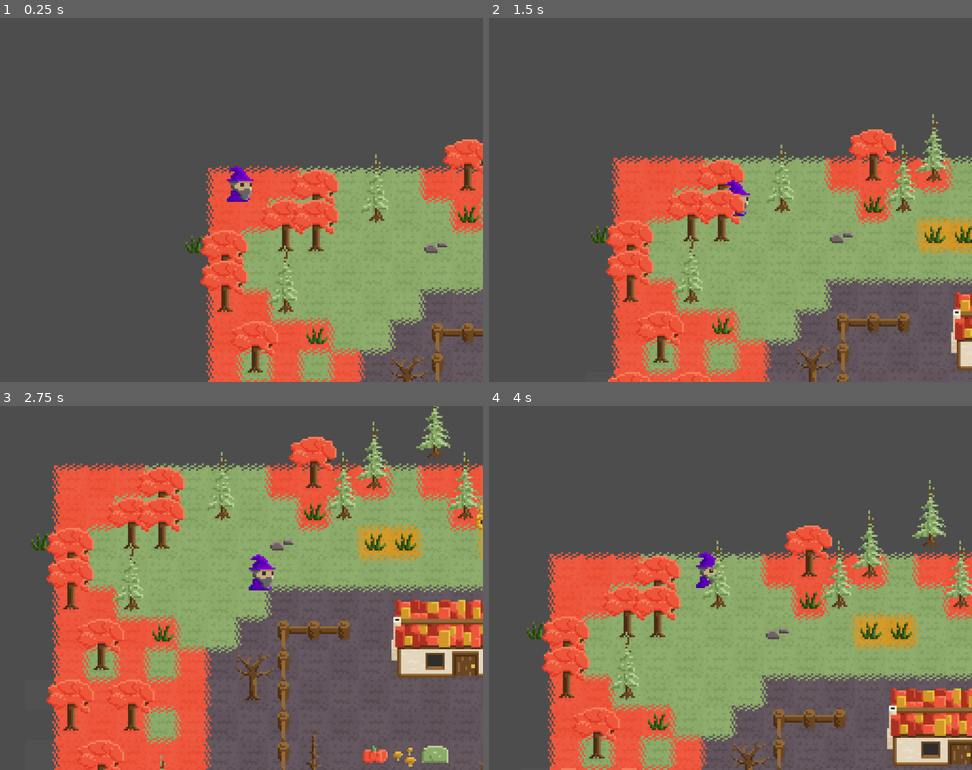
Above: before the commit, frames 1-4 (two rows, left to right).
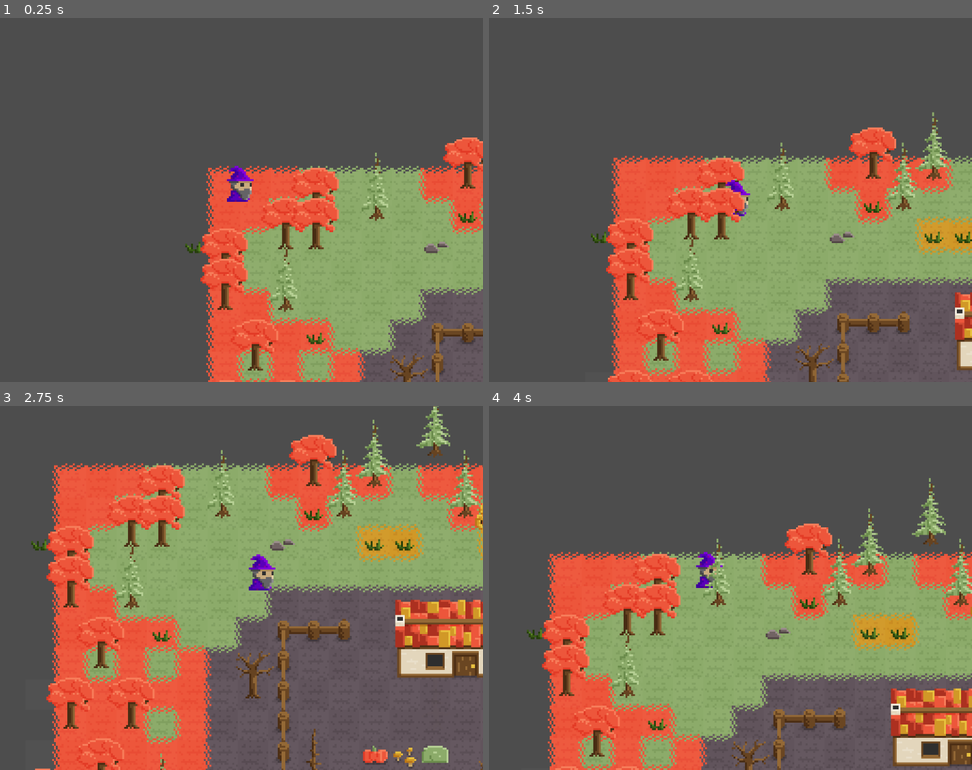
Above: after the commit, the same moments.

Repository: Pro1d/EchoesOfAmber
Game: Godot game, scene res://scenes/world.tscn
The game is run twice, just before and just after one commit, with the same random seed, the same clock (stepped at 60 frames per second) and the same inputs.
Inputs:
- Up to frame 1 (0.25 s): no input
- Up to frame 2 (1.5 s): tap Enter at 0.5 s; hold D (move_right) 0.53-1.28 s; hold S (move_down) from 1.28 s (still down)
- Up to frame 3 (2.75 s): release S (move_down) at 2.03 s; hold D (move_right) from 2.03 s (still down)
- Up to frame 4 (4 s): release D (move_right) at 2.78 s; hold W (move_up) 2.78-3.53 s; hold A (move_left) from 3.53 s (still down)

The runs differ from the first frame. In frame 1, 3.1% of the frame differs, in the area x 38-100%, y 32-100%; in frame 2, 4.2%; in frame 3, 5.9%, in the area x 6-100%, y 0-100%; in frame 4, 4.9%.

Commit message:
add leave sprites

Diff:
--- a/resources/sprite/leave_sprite.tres
+++ b/resources/sprite/leave_sprite.tres
@@ -1,18 +1,42 @@
-[gd_resource type="SpriteFrames" load_steps=3 format=3 uid="uid://ylhhs1pbn5uy"]
+[gd_resource type="SpriteFrames" load_steps=5 format=3 uid="uid://ylhhs1pbn5uy"]
 
 [ext_resource type="Texture2D" uid="uid://cc60q0nys63y4" path="res://assets/textures/sprites.png" id="1_q3rto"]
 
-[sub_resource type="AtlasTexture" id="AtlasTexture_hd8u3"]
+[sub_resource type="AtlasTexture" id="AtlasTexture_puecx"]
 atlas = ExtResource("1_q3rto")
-region = Rect2(64, 16, 16, 16)
+region = Rect2(0, 176, 16, 16)
+
+[sub_resource type="AtlasTexture" id="AtlasTexture_fuhg5"]
+atlas = ExtResource("1_q3rto")
+region = Rect2(16, 176, 16, 16)
+
+[sub_resource type="AtlasTexture" id="AtlasTexture_1qhlj"]
+atlas = ExtResource("1_q3rto")
+region = Rect2(32, 176, 16, 16)
 
 [resource]
 animations = [{
 "frames": [{
 "duration": 1.0,
-"texture": SubResource("AtlasTexture_hd8u3")
+"texture": SubResource("AtlasTexture_puecx")
 }],
 "loop": true,
-"name": &"default",
+"name": &"0",
+"speed": 5.0
+}, {
+"frames": [{
+"duration": 1.0,
+"texture": SubResource("AtlasTexture_fuhg5")
+}],
+"loop": true,
+"name": &"1",
+"speed": 5.0
+}, {
+"frames": [{
+"duration": 1.0,
+"texture": SubResource("AtlasTexture_1qhlj")
+}],
+"loop": true,
+"name": &"2",
 "speed": 5.0
 }]
--- a/resources/tileset.tres
+++ b/resources/tileset.tres
@@ -40,6 +40,7 @@
 3:5/0/physics_layer_0/polygon_0/points = PackedVector2Array(-2, 0, 2, 0, 3, 2.5, 2, 5, -2, 5, -3, 2.5)
 4:14/0 = 0
 4:14/0/physics_layer_0/polygon_0/points = PackedVector2Array(-3, 8, 3, 8, 3, 3, 8, 3, 8, -1, -3, -1)
+4:15/next_alternative_id = 2
 4:15/0 = 0
 4:15/0/physics_layer_0/polygon_0/points = PackedVector2Array(-3, 3, 8, 3, 8, -1, 3, -1, 3, -8, -3, -8)
 5:15/0 = 0
@@ -56,18 +57,31 @@
 3:12/0 = 0
 4:12/0 = 0
 13:0/0 = 0
+13:0/0/physics_layer_0/polygon_0/points = PackedVector2Array(-8, -8, 8, -8, 8, 8, -8, 8)
 13:1/0 = 0
+13:1/0/physics_layer_0/polygon_0/points = PackedVector2Array(-8, -8, 8, -8, 8, 8, -8, 8)
 14:1/0 = 0
+14:1/0/physics_layer_0/polygon_0/points = PackedVector2Array(-8, -8, 8, -8, 8, 8, -8, 8)
 14:2/0 = 0
+14:2/0/physics_layer_0/polygon_0/points = PackedVector2Array(-8, -8, 8, -8, 8, 8, -8, 8)
 15:2/0 = 0
+15:2/0/physics_layer_0/polygon_0/points = PackedVector2Array(-8, -8, 8, -8, 8, 8, -8, 8)
 15:1/0 = 0
+15:1/0/physics_layer_0/polygon_0/points = PackedVector2Array(-8, -8, 8, -8, 8, 8, -8, 8)
 15:0/0 = 0
+15:0/0/physics_layer_0/polygon_0/points = PackedVector2Array(-8, -8, 8, -8, 8, 8, -8, 8)
 14:0/0 = 0
+14:0/0/physics_layer_0/polygon_0/points = PackedVector2Array(-8, -8, 8, -8, 8, 8, -8, 8)
 13:2/0 = 0
+13:2/0/physics_layer_0/polygon_0/points = PackedVector2Array(-8, -8, 8, -8, 8, 8, -8, 8)
 16:0/0 = 0
+16:0/0/physics_layer_0/polygon_0/points = PackedVector2Array(-8, -8, 8, -8, 8, 8, -8, 8)
 16:1/0 = 0
+16:1/0/physics_layer_0/polygon_0/points = PackedVector2Array(-8, -8, 8, -8, 8, 8, -8, 8)
 17:0/0 = 0
+17:0/0/physics_layer_0/polygon_0/points = PackedVector2Array(-8, -8, 8, -8, 8, 8, -8, 8)
 17:1/0 = 0
+17:1/0/physics_layer_0/polygon_0/points = PackedVector2Array(-8, -8, 8, -8, 8, 8, -8, 8)
 0:13/size_in_atlas = Vector2i(1, 3)
 0:13/0 = 0
 0:13/0/texture_origin = Vector2i(0, 16)
--- a/scenes/leave.tscn
+++ b/scenes/leave.tscn
@@ -1,9 +1,10 @@
-[gd_scene load_steps=4 format=3 uid="uid://d1gxgkkfwfv1j"]
+[gd_scene load_steps=4 format=3 uid="uid://dknlk80clvbbd"]
 
 [ext_resource type="Script" path="res://scripts/leave.gd" id="1_gjxgv"]
 [ext_resource type="SpriteFrames" uid="uid://ylhhs1pbn5uy" path="res://resources/sprite/leave_sprite.tres" id="2_b70pu"]
 
 [sub_resource type="CircleShape2D" id="CircleShape2D_gkaol"]
+radius = 6.0
 
 [node name="Leave" type="RigidBody2D"]
 collision_layer = 4
@@ -12,11 +13,12 @@
 script = ExtResource("1_gjxgv")
 
 [node name="CollisionShape2D" type="CollisionShape2D" parent="."]
-scale = Vector2(0.2, 0.2)
 shape = SubResource("CircleShape2D_gkaol")
 
 [node name="AnimatedSprite2D" type="AnimatedSprite2D" parent="."]
 position = Vector2(0, 24)
 sprite_frames = ExtResource("2_b70pu")
+animation = &"0"
+autoplay = "0"
 centered = false
 offset = Vector2(-8, -32)
Binary file changed: assets/textures/sprites.png
